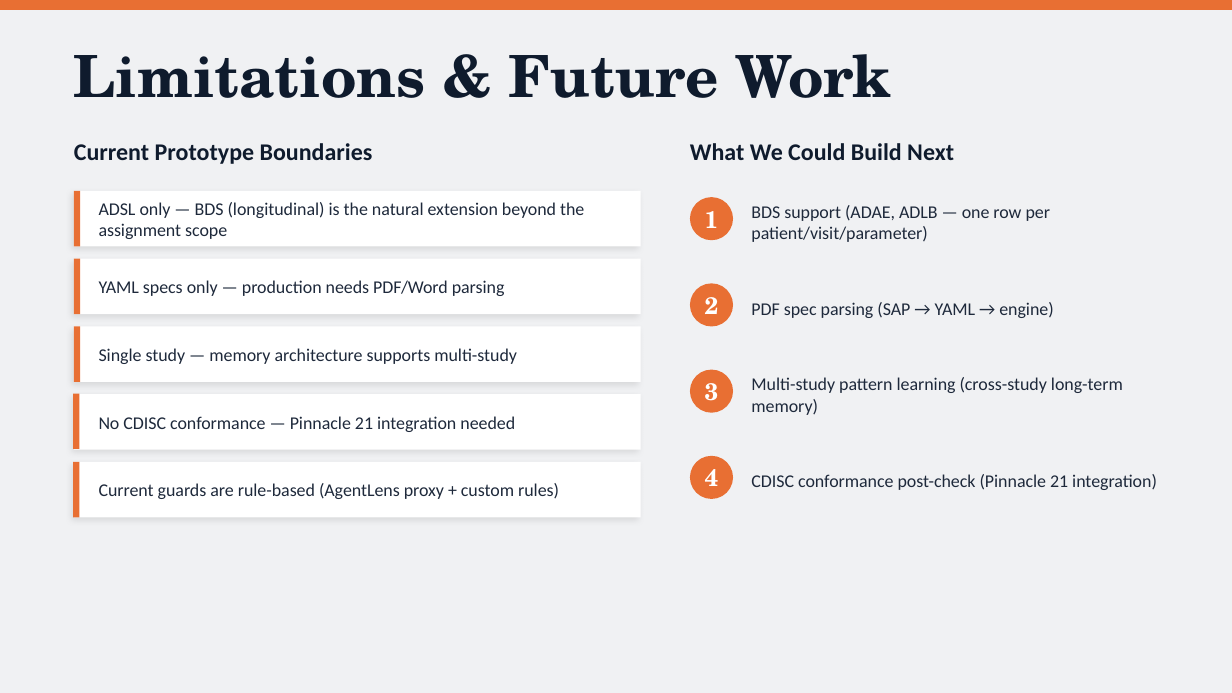
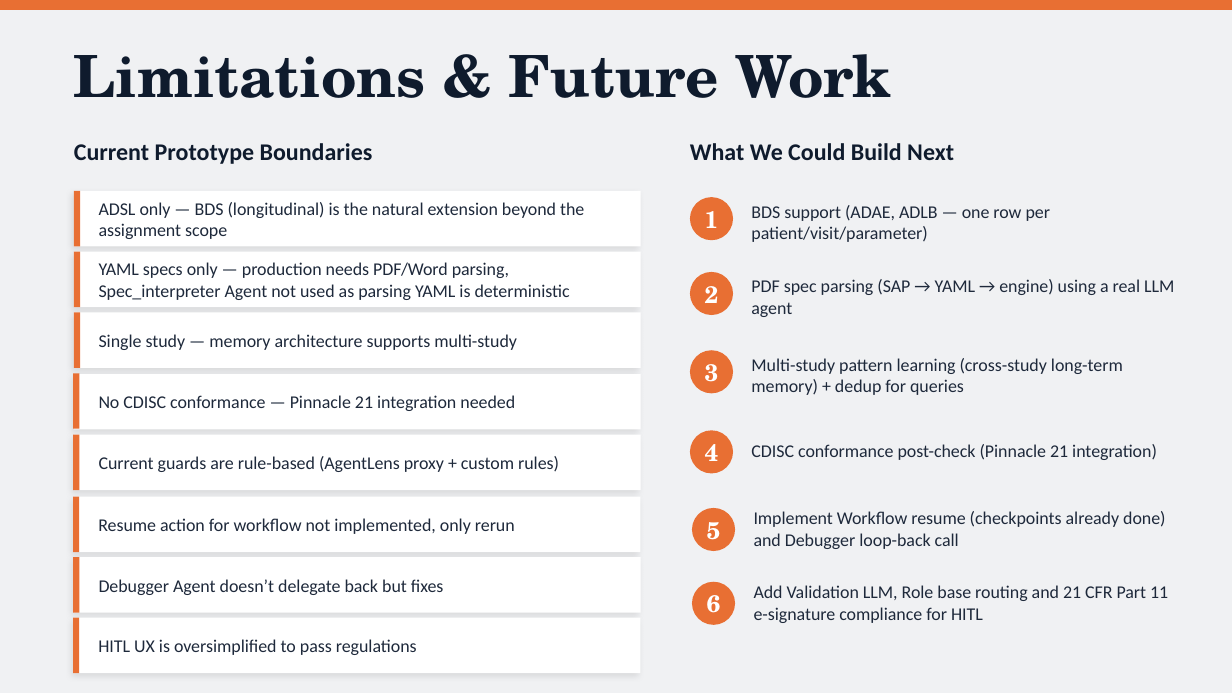
Before and after one commit to matt-grain/pharma-derive, a slide deck: slide 6 of presentation/CDDE_Presentation.pptx. Drawn at 1232x693 pixels with LibreOffice and Linux fonts; fonts in the diff are those of the drawing. Boxes give left, top, right and bottom in pixels: in the first picture for what was removed or moved away, otherwise in the second. Text is boxed around its words. In the diff, an @@ line names an element or a change of style, - is before the commit and + after.

```diff
--- a/presentation/CDDE_Presentation.pptx
+++ b/presentation/CDDE_Presentation.pptx
@@ text at (99,262,570,300): text changed @@
-YAML specs only — production needs PDF/Word parsing
+YAML specs only — production needs PDF/Word parsing, Spec_interpreter Agent not used as parsing YAML is deterministic
@@ 2 rectangles, 1 text, 1 ellipse: place and size @@
-2 rectangles, 1 text, 1 ellipse at (74,259,733,326)
+2 rectangles, 1 text, 1 ellipse at (74,251,733,315)
@@ text at (751,279,1174,317): text changed @@
-PDF spec parsing (SAP → YAML → engine)
+PDF spec parsing (SAP → YAML → engine) using a real LLM agent
@@ 2 rectangles, 1 text: place and size @@
-2 rectangles, 1 text at (74,326,641,382)
+2 rectangles, 1 text at (74,313,641,368)
@@ text at (751,358,1123,395): text changed @@
-Multi-study pattern learning (cross-study long-term memory)
+Multi-study pattern learning (cross-study long-term memory) + dedup for queries
@@ 2 texts, 2 rectangles, 1 ellipse: place and size @@
-2 texts, 2 rectangles, 1 ellipse at (73,370,733,450)
+2 texts, 2 rectangles, 1 ellipse at (73,350,733,430)
@@ text "CDISC conformance post-check (Pinnacle 21 ...": place and size @@
-text "CDISC conformance post-check (Pinnacle 21 ..." at (751,474,1157,490)
+text "CDISC conformance post-check (Pinnacle 21 ..." at (751,444,1157,460)
@@ 2 texts, 2 rectangles, 1 ellipse: place and size @@
-2 texts, 2 rectangles, 1 ellipse at (73,456,733,517)
+2 texts, 2 rectangles, 1 ellipse at (73,430,733,490)
@@ rectangle added at (73,496,79,552), fill #E86F33 @@
@@ rectangle added at (74,496,641,552), fill #FFFFFF @@
@@ ellipse added at (692,508,736,551), fill #E86F33 @@
@@ text added at (98,518,515,534), 10.5 pt, text #1E293B @@
+Resume action for workflow not implemented, only rerun
@@ text added at (707,522,721,540), 14 pt, text #FFFFFF, bold @@
+5
@@ text added at (754,511,1166,549), 10.5 pt, text #1E293B @@
+Implement Workflow resume (checkpoints already done) and Debugger loop-back call
@@ rectangle added at (73,557,79,612), fill #E86F33 @@
@@ rectangle added at (74,557,641,612), fill #FFFFFF @@
@@ text added at (99,579,444,595), 10.5 pt, text #1E293B @@
+Debugger Agent doesn’t delegate back but fixes
@@ ellipse added at (692,582,736,625), fill #E86F33 @@
@@ text added at (707,595,721,613), 14 pt, text #FFFFFF, bold @@
+6
@@ text added at (754,585,1168,623), 10.5 pt, text #1E293B @@
+Add Validation LLM, Role base routing and 21 CFR Part 11 e-signature compliance for HITL
@@ rectangle added at (73,617,79,673), fill #E86F33 @@
@@ rectangle added at (74,617,641,673), fill #FFFFFF @@
@@ text added at (98,639,417,655), 10.5 pt, text #1E293B @@
+HITL UX is oversimplified to pass regulations
```
Also in this commit, not shown: 1 other slide changed, 1 other file.
